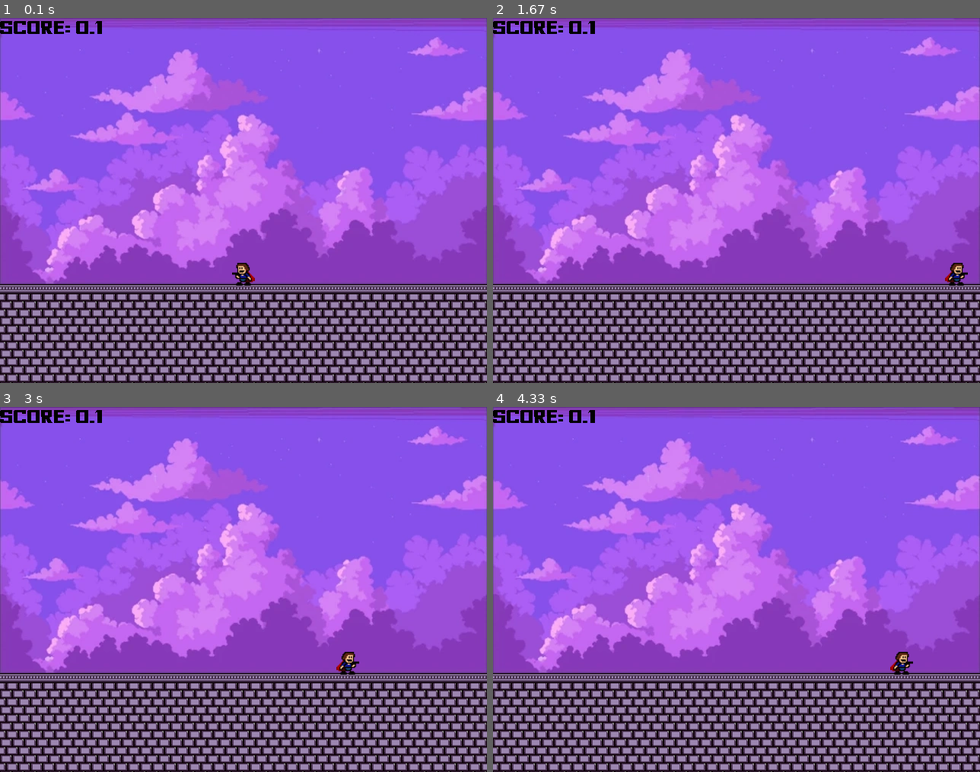
Above: before the commit, frames 1-4 (two rows, left to right).
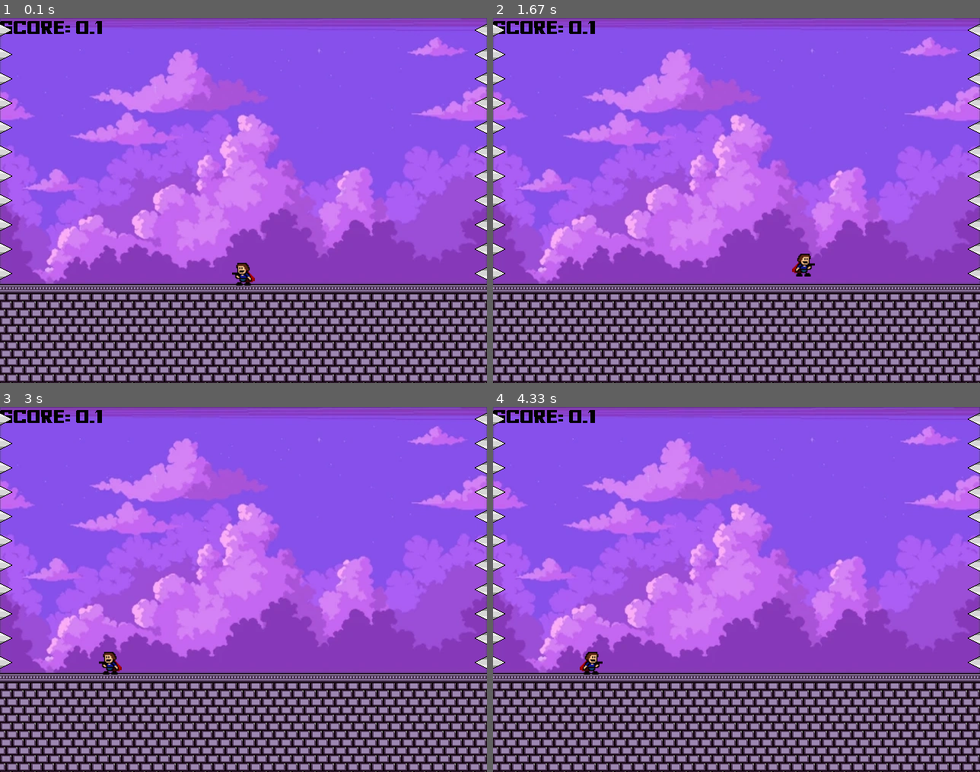
Above: after the commit, the same moments.

Repository: lorak80/pygame_project
Game: pygame game, started from game/main.py
The game is run twice, just before and just after one commit, with the same random seed, the same clock (stepped at 60 frames per second) and the same inputs.
Inputs:
- Up to frame 1 (0.1 s): no input
- Up to frame 2 (1.67 s): hold J 0.33-0.8 s; hold D 0.33-0.8 s; hold D 0.83-1.3 s; hold D from 1.33 s (still down); tap J at 1.4 s
- Up to frame 3 (3 s): tap J at 1.7, 1.9, 2.2, 2.47, 2.77, 2.9 s; release D at 1.8 s; hold A 1.83-2.37 s; hold A 2.4-2.8 s; hold D from 2.83 s (still down)
- Up to frame 4 (4.33 s): tap J at 3.2, 3.57, 3.87, 4.07 s; release D at 3.47 s; hold A 3.5-3.97 s; hold D from 4 s (still down)

The runs differ from the first frame. In frame 1, 1.0% of the frame differs, in the area x 0-100%, y 1-72%; in frame 2, 1.4%, in the area x 0-100%, y 1-74%; in frame 3, 1.4%; in frame 4, 1.4%.

Commit message:
managed to implement dash correctly
for now it is only left and right dash, i will add all the other 6 directions.
Besides that, i also implemented the dash refill when you are on the ground

Diff:
--- a/game/Bob.py
+++ b/game/Bob.py
@@ -16,7 +16,7 @@
         self.surf = pygame.image.load(BOB_IMG_LEFT).convert_alpha()
         self.init_x = init_x
         self.init_y = init_y
-        self.states = {"mov right": False, "mov left": False, "dashing": False}
+        self.states = {"mov right": False, "mov left": False, "dashed": False,"dashing": False}
         self.rect = self.surf.get_rect(midbottom = (init_x, init_y))
 
     def reset_pos(self):
@@ -37,7 +37,7 @@
             self.states["dashing"] = False
 
     def jump(self, speed_y):
-        self.rect.y -= speed_y
+        self.rect.top -= speed_y
 
     def dash(self):
         if self.states["mov right"]:
@@ -51,7 +51,11 @@
         elif self.rect.right >= WIN_WIDTH:
             self.rect.right = WIN_WIDTH
 
+    def on_ground(self):
+        return (self.rect.bottom >= FLOOR_POSY)
     def moving_right(self):
         return self.states["mov right"]
     def dashing(self):
         return self.states["dashing"]
+    def dashed(self):
+        return self.states["dashed"]
--- a/game/main.py
+++ b/game/main.py
@@ -2,6 +2,8 @@
 import Bob, Killer, Floor, Text, Sky
 import time
 
+#ticks of the clock per second (also known as fps)
+FPS = 60
 #width and height in pixels of the images
 WIN_WIDTH, WIN_HEIGHT = 640, 480
 BOB_SURF_WIDTH, BOB_SURF_HEIGHT = 30, 30
@@ -51,8 +53,8 @@
     sky = Sky.Sky()
     floor = Floor.Floor()
     bob = Bob.Bob(WIN_WIDTH / 2, FLOOR_POSY)#bob is the player
-    spikes = [Killer.Spike(-20, i * SPIKE_SIZE, SPIKE_IMG_RIGHT) for i in range(int(MAX_SPIKES / 2))]
-    spikes.extend([Killer.Spike(WIN_WIDTH + 20, i * SPIKE_SIZE, SPIKE_IMG_LEFT) for i in range(int(MAX_SPIKES / 2))])
+    spikes = [Killer.Spike(0, i * SPIKE_SIZE, SPIKE_IMG_RIGHT) for i in range(int(MAX_SPIKES / 2))]
+    spikes.extend([Killer.Spike(WIN_WIDTH, i * SPIKE_SIZE, SPIKE_IMG_LEFT) for i in range(int(MAX_SPIKES / 2))])
     speed_y = Bob.INIT_JUMP_SPEED
     dash_stop_time = -1
     while True:
@@ -67,7 +69,7 @@
                 pygame.quit()
                 exit()
 
-        if bob.dashing():
+        if bob.dashing() and not bob.dashed():
             if dash_stop_time == -1:
                 dash_stop_time = current_time + Bob.DASH_TIME
             elif dash_stop_time > current_time:
@@ -76,7 +78,8 @@
                 speed_y = 0 - GRAVITY
                 bob.jump(speed_y)
                 bob.states["dashing"] = False
-
+                dash_stop_time = -1
+                bob.states["dashed"] = True
         else:
             bob.movement(keys)
             if keys[pygame.K_SPACE] and bob.rect.bottom <= FLOOR_POSY:
@@ -88,12 +91,13 @@
             else:
                 speed_y = Bob.INIT_JUMP_SPEED
                 bob.rect.bottom = FLOOR_POSY
-
+        if bob.on_ground():
+            bob.states["dashed"] = False
         check_spike_collision(bob, spikes, MAX_SPIKES)
 
         bob.avoid_offscreen()
 
-        clock.tick(60)
+        clock.tick(FPS)
 
 if __name__=="__main__":
     main()
